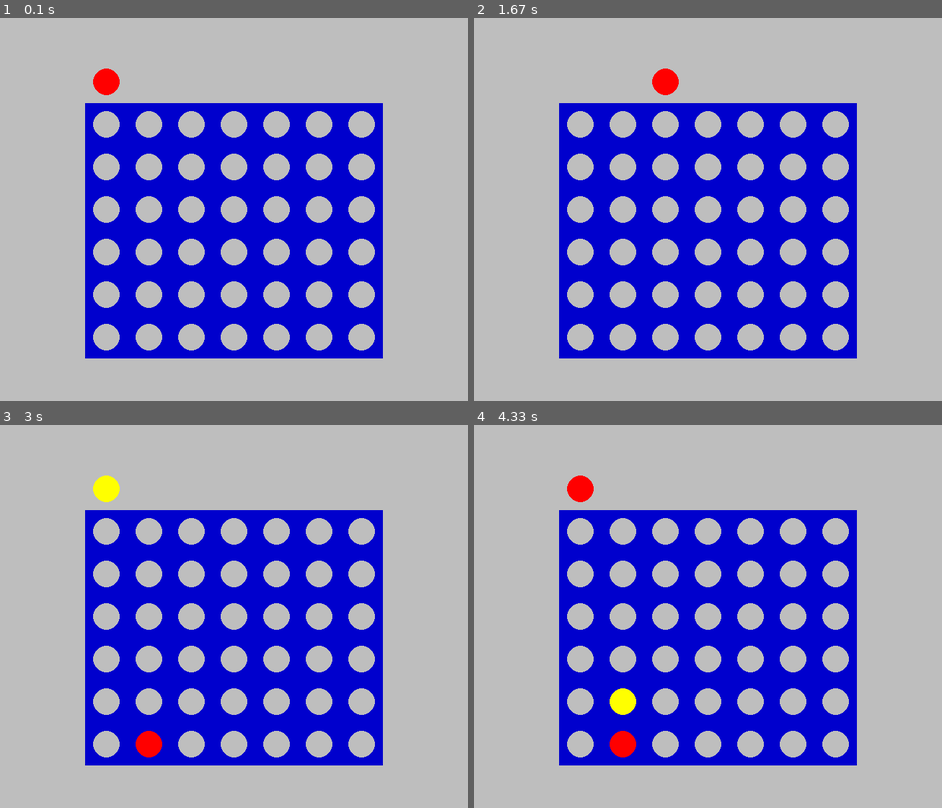
Above: before the commit, frames 1-4 (two rows, left to right).
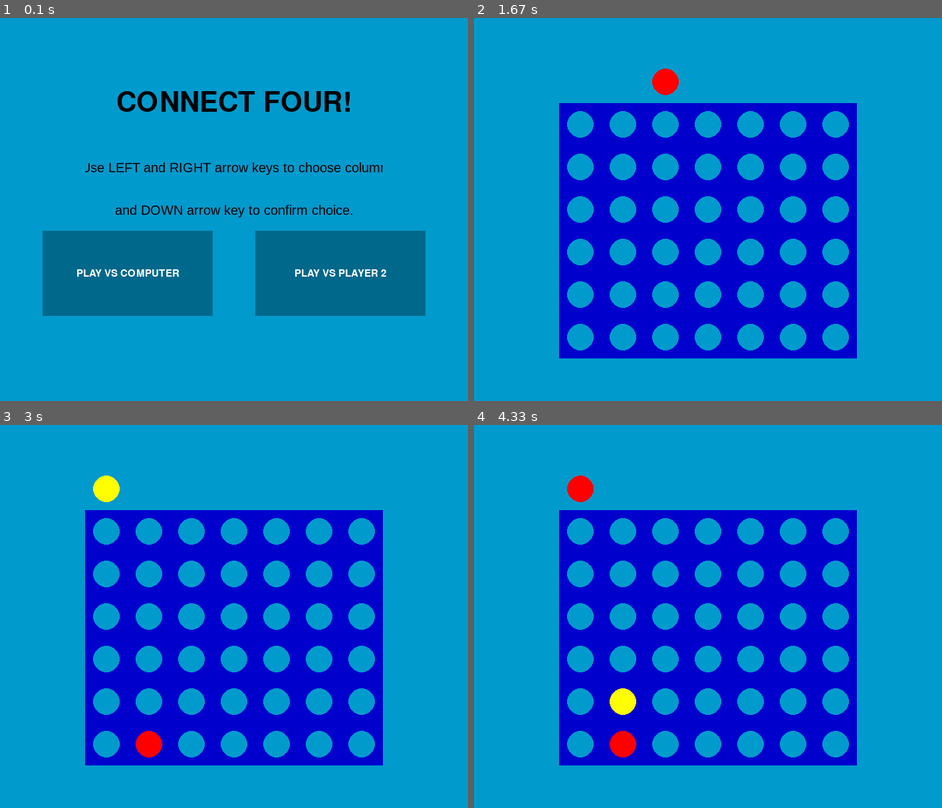
Above: after the commit, the same moments.

Repository: buck272/connect-four-pygame
Game: pygame game, started from main.py
Same seed, same stepped clock (60 frames per second), same inputs: the game is played once before the commit and once after it.
Inputs (mouse positions are in pixels of both pictures, inside the frame that each line leads up to):
- Up to frame 1 (0.1 s): no input
- Up to frame 2 (1.67 s): press the mouse at (600, 274) at 0.37 s; move the mouse to (708, 236) at 0.47 s; release the mouse at (815, 201) at 0.6 s; hold Right 0.67-1.13 s; move the mouse to (689, 106) at 0.7 s; hold Right 1.17-1.63 s
- Up to frame 3 (3 s): hold Left 1.67-2.2 s; hold Down 2.23-2.53 s; hold Left 2.57-2.97 s
- Up to frame 4 (4.33 s): hold Right 3-3.63 s; hold Down 3.67-4.03 s; hold Left from 4.07 s (still down)

The runs differ from the first frame. In frame 1, 100% of the frame differs, in the area x 0-100%, y 0-100%; in frame 2, 70%; in frame 3, 70%; in frame 4, 69%.

Commit message:
Added intro screen with buttons to set mode

Diff:
--- a/game.py
+++ b/game.py
@@ -36,42 +36,134 @@
                 for j in range(len(GAME_BOARD[i])):
                     WINNER_BOARD[i][j] = GAME_BOARD[i][j]
 
+    def intro(self):
+        set_mode = ''
+        intro = True
+        while intro:
+            # intro text object
+            intro_text = Text(CELL_WIDTH * 9, CELL_HEIGHT * 2, BG_COLOR, "CONNECT FOUR!", "black", "Prequel Demo Shadow Italic", 62)
+            self.display_surface.blit(intro_text.render(), (CELL_WIDTH, CELL_HEIGHT))
 
-    def run(self):
-        i = 0
-        turn = 1
-        column = 0
-        while True:
-            self.display_surface.fill(BG_COLOR)
-            self.draw_board()
-            self.draw_coin()
-            self.check_winner()
-            if turn == 1:
-                self.display_surface.blit(self.p1.coin.render(), COLUMNS_CHOICE[i])
-            elif turn == -1:
-                self.display_surface.blit(self.p2.coin.render(), COLUMNS_CHOICE[i])
+            # instruction text object
+            instructions_line_one = Text(CELL_WIDTH * 7, CELL_HEIGHT, BG_COLOR, "Use LEFT and RIGHT arrow keys to choose column", "black", "Arial", 20)
+            self.display_surface.blit(instructions_line_one.render(), (CELL_WIDTH * 2, CELL_HEIGHT * 3))
+            instructions_line_two = Text(CELL_WIDTH * 7, CELL_HEIGHT, BG_COLOR, "and DOWN arrow key to confirm choice.", "black", "Arial", 20)
+            self.display_surface.blit(instructions_line_two.render(), (CELL_WIDTH * 2, CELL_HEIGHT * 4))
+
+            # play vs computer button object
+            vs_computer_btn = Button(CELL_WIDTH * 4, CELL_HEIGHT * 2, "deepskyblue4", "PLAY VS COMPUTER", "white", "Prequel Demo Shadow Italic", 22)
+            self.display_surface.blit(vs_computer_btn.render(), (CELL_WIDTH, CELL_HEIGHT * 5))
+
+            # play vs player 2 button object
+            vs_player_btn = Button(CELL_WIDTH * 4, CELL_HEIGHT * 2, "deepskyblue4", "PLAY VS PLAYER 2", "white", "Prequel Demo Shadow Italic", 22)
+            self.display_surface.blit(vs_player_btn.render(), (CELL_WIDTH * 6, CELL_HEIGHT * 5))
+
             for event in pygame.event.get():
                 if event.type == pygame.QUIT:
                     pygame.quit()
                     sys.exit()
 
-                if event.type == pygame.KEYDOWN:
-                    if event.key == pygame.K_LEFT:
-                        if i == 0:
-                            i = 7
-                        i -= 1
-                    elif event.key == pygame.K_RIGHT:
-                        if i == 6:
-                            i = -1
-                        i += 1
-                    if event.key == pygame.K_DOWN:
-                        column = i
-                        if turn == 1:
-                            GAME_BOARD[column].append(turn)
-                            turn *= -1
-                        elif turn == -1:
-                            GAME_BOARD[column].append(turn)
-                            turn *= -1
-            print(WINNER_BOARD)
+            x, y = pygame.mouse.get_pos()
+            if (x >= CELL_WIDTH and x <= CELL_WIDTH * 5) and (y >= CELL_HEIGHT * 5 and y <= CELL_HEIGHT * 7):
+                vs_computer_btn.btn_color = "green3"
+                vs_computer_btn.text_color = "black"
+                self.display_surface.blit(vs_computer_btn.render(), (CELL_WIDTH, CELL_HEIGHT * 5))
+            elif (x >= CELL_WIDTH * 6 and x <= CELL_WIDTH * 10) and (y >= CELL_HEIGHT * 5 and y <= CELL_HEIGHT * 7):
+                vs_player_btn.btn_color = "green3"
+                vs_player_btn.text_color = "black"
+                self.display_surface.blit(vs_player_btn.render(), (CELL_WIDTH * 6, CELL_HEIGHT * 5))
+
+            if pygame.mouse.get_pressed()[0]:
+                x, y = pygame.mouse.get_pos()
+                if (x >= CELL_WIDTH and x <= CELL_WIDTH * 5) and (y >= CELL_HEIGHT * 5 and y <= CELL_HEIGHT * 7):
+                    set_mode = "vs_computer"
+                    intro = False
+                elif (x >= CELL_WIDTH * 6 and x <= CELL_WIDTH * 10) and (y >= CELL_HEIGHT * 5 and y <= CELL_HEIGHT * 7):
+                    set_mode = "vs_player"
+                    intro = False
+
             pygame.display.update()
             self.clock.tick(FRAMERATE)
+        return set_mode
+
+    def run(self, set_mode):
+        # mode set to 2 players
+        if set_mode == 'vs_player':
+            i = 0
+            turn = 1
+            column = 0
+            while True:
+                self.display_surface.fill(BG_COLOR)
+                self.draw_board()
+                self.draw_coin()
+                self.check_winner()
+                if turn == 1:
+                    self.display_surface.blit(self.p1.coin.render(), COLUMNS_CHOICE[i])
+                elif turn == -1:
+                    self.display_surface.blit(self.p2.coin.render(), COLUMNS_CHOICE[i])
+                for event in pygame.event.get():
+                    if event.type == pygame.QUIT:
+                        pygame.quit()
+                        sys.exit()
+
+                    if event.type == pygame.KEYDOWN:
+                        if event.key == pygame.K_LEFT:
+                            if i == 0:
+                                i = 7
+                            i -= 1
+                        elif event.key == pygame.K_RIGHT:
+                            if i == 6:
+                                i = -1
+                            i += 1
+                        if event.key == pygame.K_DOWN:
+                            column = i
+                            if turn == 1:
+                                GAME_BOARD[column].append(turn)
+                                turn *= -1
+                            elif turn == -1:
+                                GAME_BOARD[column].append(turn)
+                                turn *= -1
+                pygame.display.update()
+                self.clock.tick(FRAMERATE)
+
+        # mode set to 1 players
+        if set_mode == 'vs_computer':
+            i = 0
+            turn = 1
+            column = 0
+            while True:
+                self.display_surface.fill(BG_COLOR)
+                self.draw_board()
+                self.draw_coin()
+
+                if self.check_winner():
+                    pass
+
+                if turn == 1:
+                    self.display_surface.blit(self.p1.coin.render(), COLUMNS_CHOICE[i])
+                elif turn == -1:
+                    self.display_surface.blit(self.p2.coin.render(), COLUMNS_CHOICE[i])
+                for event in pygame.event.get():
+                    if event.type == pygame.QUIT:
+                        pygame.quit()
+                        sys.exit()
+
+                    if event.type == pygame.KEYDOWN:
+                        if event.key == pygame.K_LEFT:
+                            if i == 0:
+                                i = 7
+                            i -= 1
+                        elif event.key == pygame.K_RIGHT:
+                            if i == 6:
+                                i = -1
+                            i += 1
+                        if event.key == pygame.K_DOWN:
+                            column = i
+                            if turn == 1:
+                                GAME_BOARD[column].append(turn)
+                                turn *= -1
+                            elif turn == -1:
+                                GAME_BOARD[column].append(turn)
+                                turn *= -1
+                pygame.display.update()
+                self.clock.tick(FRAMERATE)
--- a/main.py
+++ b/main.py
@@ -10,4 +10,5 @@
     player_one = Player(coin_one)
     player_two = Player(coin_two)
     game = Game(player_one, player_two)
-    game.run()
+    set_mode = game.intro()
+    game.run(set_mode)
--- a/player.py
+++ b/player.py
@@ -4,5 +4,5 @@
     def __init__(self, coin):
         self.coin = coin
 
-    def choose_column(self):
-        pass
+class Computer():
+    pass
--- a/settings.py
+++ b/settings.py
@@ -32,4 +32,45 @@
 COIN_COLOR_TWO = 'yellow'
 
 # set default background color
-BG_COLOR = 'gray'
+BG_COLOR = 'deepskyblue3'
+
+# usefull objects
+class Button(object):
+    def __init__(self, width, height, btn_color, text, text_color, font, font_size):
+        self.width = width
+        self.height = height
+        self.btn_color = btn_color
+        self.text = text
+        self.text_color = text_color
+        self.font = font
+        self.font_size = font_size
+
+    def render(self):
+        button_block = pygame.Surface((self.width, self.height))
+        button_block.fill(self.btn_color)
+        font_to_use = pygame.font.SysFont(self.font, self.font_size)
+        text_to_render = font_to_use.render(self.text, True, self.text_color)
+        text_surface = text_to_render.get_rect()
+        text_surface.center = (self.width / 2, self.height / 2)
+        button_block.blit(text_to_render, text_surface)
+        return button_block
+
+class Text(object):
+    def __init__(self, width, height, box_color, text, text_color, font, font_size):
+        self.width = width
+        self.height = height
+        self.box_color = box_color
+        self.text = text
+        self.text_color = text_color
+        self.font = font
+        self.font_size = font_size
+
+    def render(self):
+        text_block = pygame.Surface((self.width, self.height))
+        text_block.fill(self.box_color)
+        font = pygame.font.SysFont(self.font, self.font_size)
+        text = font.render(self.text, True, self.text_color)
+        text_surface = text.get_rect()
+        text_surface.center = (self.width / 2, self.height / 2)
+        text_block.blit(text, text_surface)
+        return text_block
Not shown, changed: docs/Layout.xlsx
